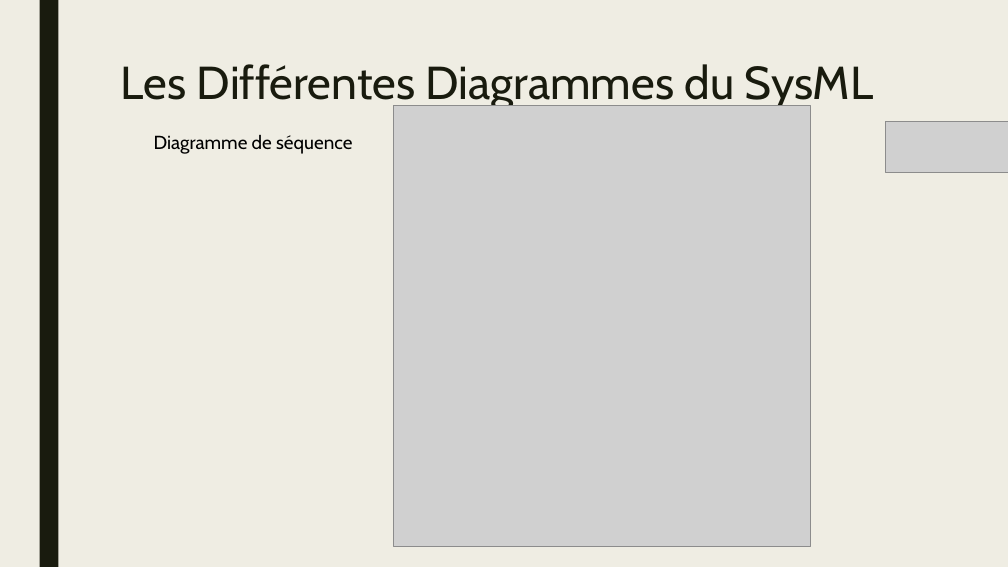
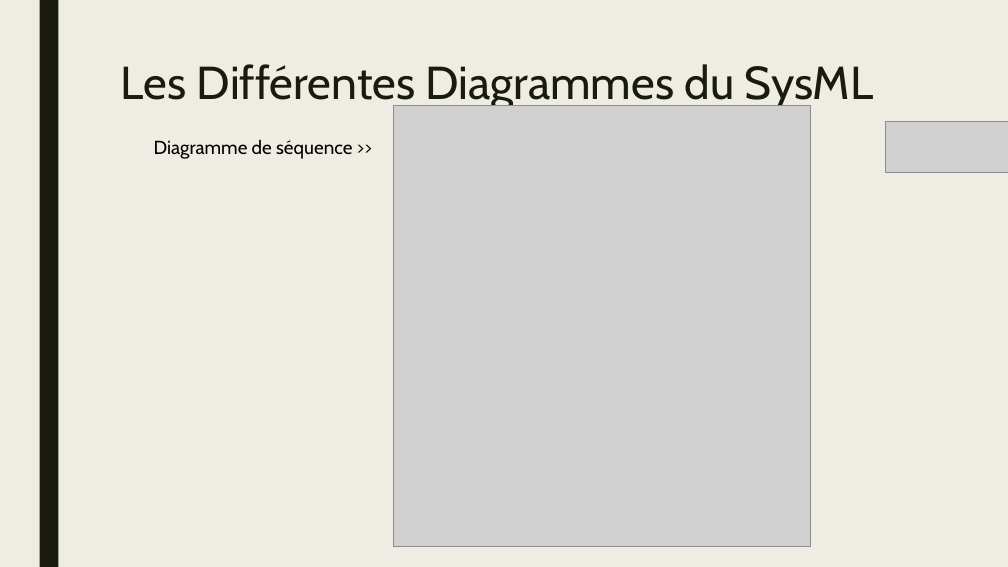
Before and after one commit to BoZhang-dev/Project-Joola, a slide deck: slide 4 of Notes/Presentation-Borui.pptx. Drawn at 1008x567 pixels with LibreOffice and Linux fonts; fonts in the diff are those of the drawing; grey boxes stand for pictures. Boxes give left, top, right and bottom in pixels: in the first picture for what was removed or moved away, otherwise in the second. Text is boxed around its words. In the diff, an @@ line names an element or a change of style, - is before the commit and + after.

Commit message:
resync

```diff
--- a/Notes/Presentation-Borui.pptx
+++ b/Notes/Presentation-Borui.pptx
@@ text at (x1=154, y1=140, x2=352, y2=159): text changed @@
-Diagramme de séquence
+Diagramme de séquence >>
```
